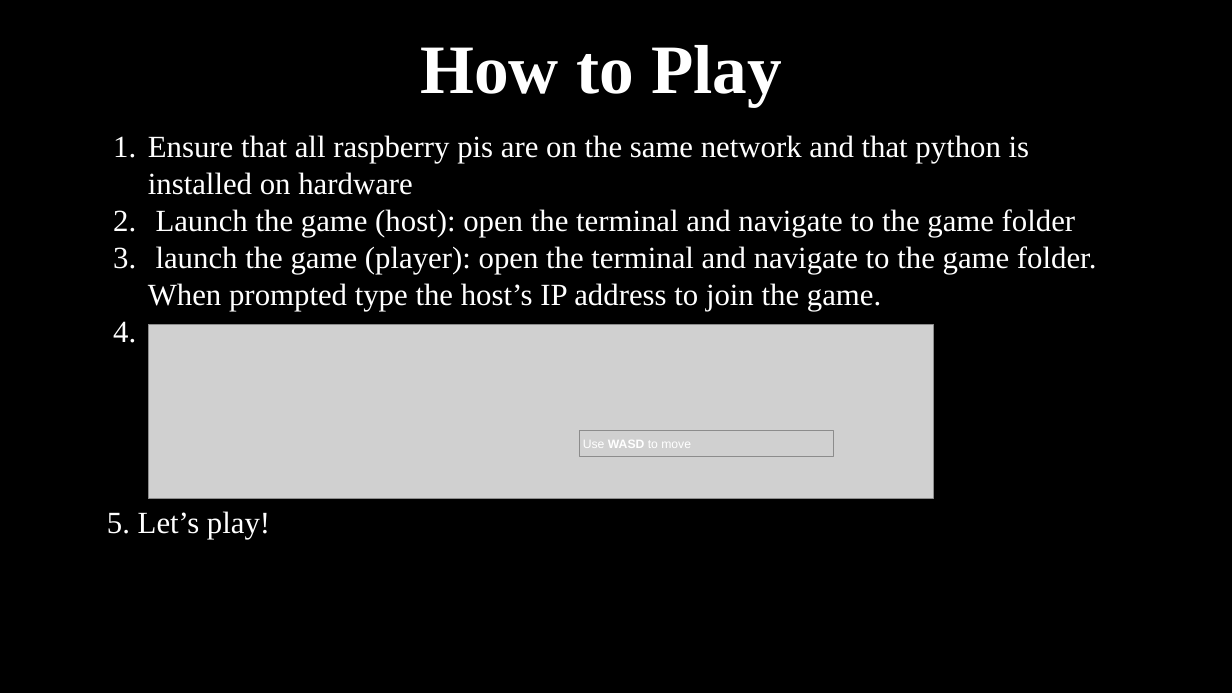
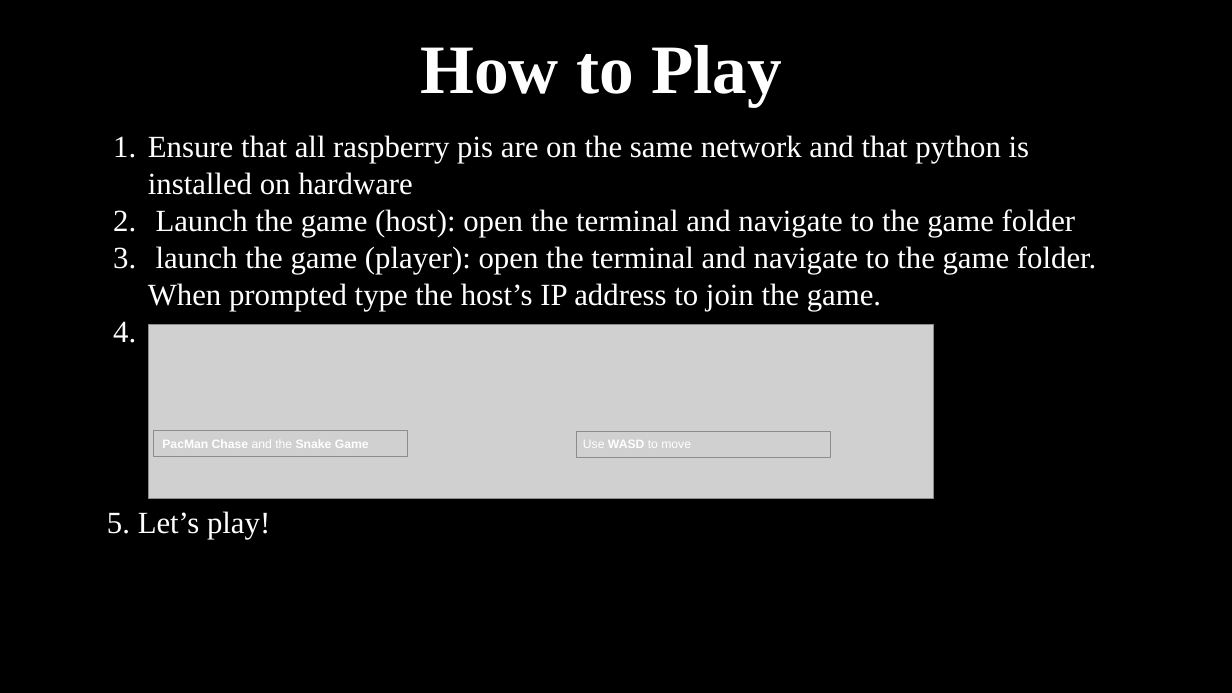
Before and after one commit to tadkins01/PI_Project, a slide deck: slide 8 of Everyone/THE_FinalPiParty.pptx. Drawn at 1232x693 pixels with LibreOffice and Linux fonts; fonts in the diff are those of the drawing; grey boxes stand for pictures; background and template pictures are left out. Boxes give left, top, right and bottom in pixels: in the first picture for what was removed or moved away, otherwise in the second. Text is boxed around its words. In the diff, an @@ line names an element or a change of style, - is before the commit and + after.

Commit message:
added snake game to instructions

```diff
--- a/Everyone/THE_FinalPiParty.pptx
+++ b/Everyone/THE_FinalPiParty.pptx
@@ picture: place and size @@
-picture at bbox=[579, 431, 834, 457]
+picture at bbox=[153, 431, 408, 457]
@@ text added at bbox=[162, 440, 369, 448], 9.5 pt, text #FFFFFF, bold @@
+PacMan Chase and the Snake Game
@@ picture added at bbox=[577, 432, 831, 457] @@
```
